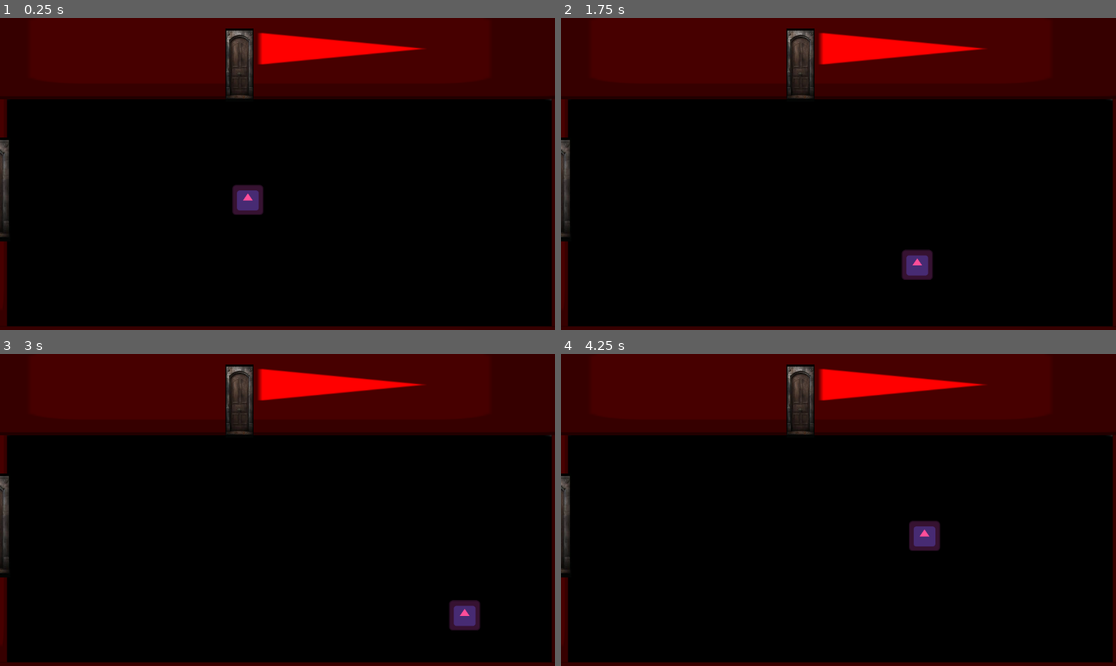
Above: before the commit, frames 1-4 (two rows, left to right).
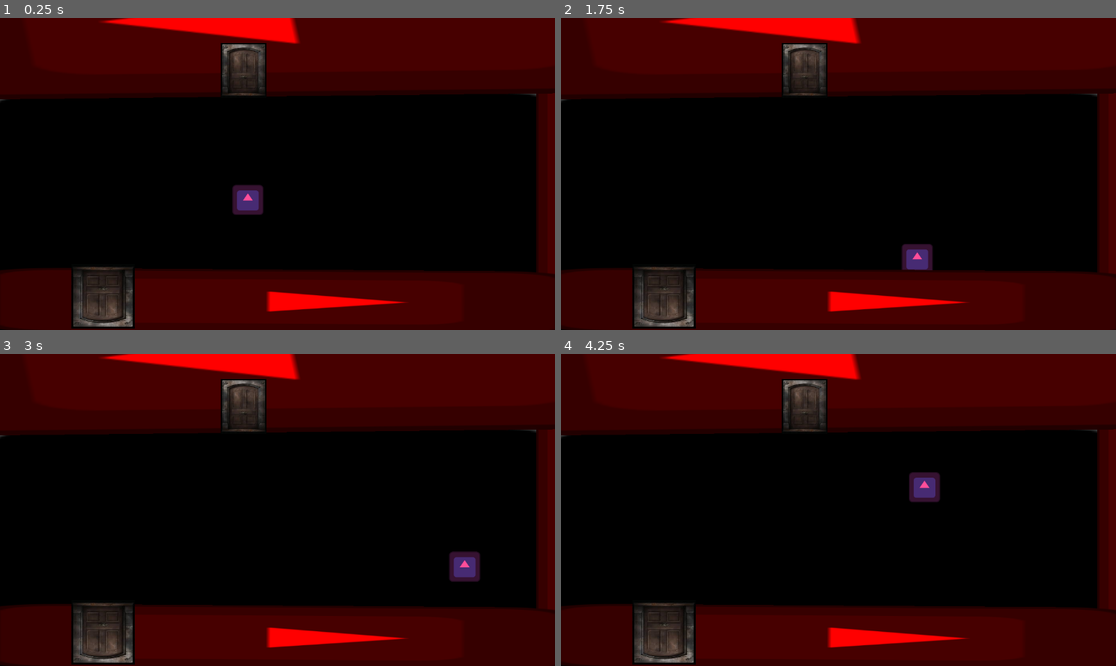
Above: after the commit, the same moments.

Repository: Txavieroliva/Exorcits_Crafting_Souls
Game: Godot game, scene res://scenes/scenery/casa_1/habitaciones/habitacion_1.tscn
Two runs of this game, one before a commit and one after it. Both use one fixed random seed, a clock stepped at 60 frames per second and the inputs below. The engine's default icon, where the game draws it, is replaced by a stand-in: a white triangle on a blue panel in a dark square.
Inputs:
- Up to frame 1 (0.25 s): no input
- Up to frame 2 (1.75 s): tap Enter (ui_accept) at 0.5, 0.77, 1.52 s; hold Right (ui_right) 0.53-1.28 s; hold Down (ui_down) from 1.28 s (still down)
- Up to frame 3 (3 s): release Down (ui_down) at 2.03 s; hold Right (ui_right) 2.03-2.78 s; hold Up (ui_up) from 2.78 s (still down)
- Up to frame 4 (4.25 s): tap Enter (ui_accept) at 3.02, 3.77 s; release Up (ui_up) at 3.53 s; hold Left (ui_left) from 3.53 s (still down)

The runs differ from the first frame. In frame 1, 25% of the frame differs, in the area x 0-100%, y 0-100%; in frame 2, 25%; in frame 3, 25%; in frame 4, 26%.

Commit message:
Agregué y modifiqué todas las habitaciones

Diff:
--- /dev/null
+++ b/scenes/scenery/Limite/limite.tscn
@@ -0,0 +1,20 @@
+[gd_scene load_steps=3 format=3 uid="uid://o5vj4bmjbw5o"]
+
+[ext_resource type="Texture2D" uid="uid://v180oumr8vxa" path="res://icon.svg" id="1_4evpu"]
+
+[sub_resource type="RectangleShape2D" id="RectangleShape2D_co7ml"]
+size = Vector2(37, 235)
+
+[node name="limite" type="StaticBody2D"]
+position = Vector2(-7, 282)
+scale = Vector2(1, 3.92)
+
+[node name="CollisionShape2D" type="CollisionShape2D" parent="."]
+position = Vector2(0.5, 0.5)
+shape = SubResource("RectangleShape2D_co7ml")
+
+[node name="Sprite2D" type="Sprite2D" parent="CollisionShape2D"]
+modulate = Color(1, 0, 0, 1)
+position = Vector2(-0.5, -0.5)
+scale = Vector2(0.34375, 1.875)
+texture = ExtResource("1_4evpu")
--- /dev/null
+++ b/scenes/scenery/Limite/limite_habitacion_4.tscn
@@ -0,0 +1,20 @@
+[gd_scene load_steps=3 format=3 uid="uid://bd05y8cbmdosg"]
+
+[ext_resource type="Texture2D" uid="uid://v180oumr8vxa" path="res://icon.svg" id="1_tsx75"]
+
+[sub_resource type="RectangleShape2D" id="RectangleShape2D_co7ml"]
+size = Vector2(37, 235)
+
+[node name="limite" type="StaticBody2D"]
+position = Vector2(-7, 282)
+scale = Vector2(1, 3.92)
+
+[node name="CollisionShape2D" type="CollisionShape2D" parent="."]
+position = Vector2(0.5, 0.5)
+shape = SubResource("RectangleShape2D_co7ml")
+
+[node name="Sprite2D" type="Sprite2D" parent="CollisionShape2D"]
+modulate = Color(0.462745, 0.352941, 0.180392, 1)
+position = Vector2(-0.5, -0.5)
+scale = Vector2(0.34375, 1.875)
+texture = ExtResource("1_tsx75")
--- a/scenes/scenery/casa_1/habitaciones/habitacion_1.tscn
+++ b/scenes/scenery/casa_1/habitaciones/habitacion_1.tscn
@@ -3,13 +3,31 @@
 [ext_resource type="Script" path="res://scenes/scenery/casa_1/habitaciones_scripts/habitaciones_casa_1.gd" id="1_877jq"]
 [ext_resource type="Texture2D" uid="uid://v180oumr8vxa" path="res://icon.svg" id="1_ne0xg"]
 [ext_resource type="PackedScene" uid="uid://b8qaln2kgg8xd" path="res://scenes/player/player.tscn" id="2_afeg6"]
+[ext_resource type="PackedScene" uid="uid://o5vj4bmjbw5o" path="res://scenes/scenery/Limite/limite.tscn" id="2_kyp6q"]
 [ext_resource type="PackedScene" uid="uid://0ec2blm5og34" path="res://scenes/puertas/puerta.tscn" id="4_rwwf4"]
-
-[sub_resource type="RectangleShape2D" id="RectangleShape2D_co7ml"]
-size = Vector2(37, 235)
 
 [node name="Habitacion1" type="Node2D"]
 script = ExtResource("1_877jq")
+
+[node name="Limites" type="Node" parent="."]
+
+[node name="limite" parent="Limites" instance=ExtResource("2_kyp6q")]
+position = Vector2(-28, 264)
+
+[node name="limite2" parent="Limites" instance=ExtResource("2_kyp6q")]
+position = Vector2(1188, 279)
+scale = Vector2(3.41027, 5.7252)
+
+[node name="limite3" parent="Limites" instance=ExtResource("2_kyp6q")]
+position = Vector2(576, 589)
+rotation = -1.56397
+scale = Vector2(3.02622, -5.13363)
+
+[node name="limite4" parent="Limites" instance=ExtResource("2_kyp6q")]
+position = Vector2(581, 4.00002)
+rotation = -1.78901
+scale = Vector2(7.36875, 7.07692)
+skew = 0.207356
 
 [node name="Sprite2D" type="Sprite2D" parent="."]
 modulate = Color(0, 0, 0, 1)
@@ -17,76 +35,23 @@
 scale = Vector2(9.78125, 4.14062)
 texture = ExtResource("1_ne0xg")
 
-[node name="limite" type="StaticBody2D" parent="."]
-position = Vector2(-7, 282)
-scale = Vector2(1, 3.92)
-
-[node name="CollisionShape2D" type="CollisionShape2D" parent="limite"]
-position = Vector2(0.5, 0.5)
-shape = SubResource("RectangleShape2D_co7ml")
-
-[node name="Sprite2D" type="Sprite2D" parent="limite/CollisionShape2D"]
-modulate = Color(1, 0, 0, 1)
-position = Vector2(-0.5, -0.5)
-scale = Vector2(0.34375, 1.875)
-texture = ExtResource("1_ne0xg")
-
-[node name="limite2" type="StaticBody2D" parent="."]
-position = Vector2(1167, 317)
-scale = Vector2(1, 3.92)
-
-[node name="CollisionShape2D" type="CollisionShape2D" parent="limite2"]
-position = Vector2(0.5, 0.5)
-shape = SubResource("RectangleShape2D_co7ml")
-
-[node name="Sprite2D" type="Sprite2D" parent="limite2/CollisionShape2D"]
-modulate = Color(1, 0, 0, 1)
-position = Vector2(-0.5, -0.5)
-scale = Vector2(0.34375, 1.875)
-texture = ExtResource("1_ne0xg")
-
-[node name="limite3" type="StaticBody2D" parent="."]
-position = Vector2(562, 662)
-rotation = 1.5708
-scale = Vector2(1, 6.08)
-
-[node name="CollisionShape2D" type="CollisionShape2D" parent="limite3"]
-position = Vector2(0.5, 0.5)
-shape = SubResource("RectangleShape2D_co7ml")
-
-[node name="Sprite2D" type="Sprite2D" parent="limite3/CollisionShape2D"]
-modulate = Color(1, 0, 0, 1)
-position = Vector2(-0.5, -0.5)
-scale = Vector2(0.34375, 1.875)
-texture = ExtResource("1_ne0xg")
-
-[node name="limite4" type="StaticBody2D" parent="."]
-position = Vector2(562, 72)
-rotation = 1.5708
-scale = Vector2(5.16, 6.08)
-
-[node name="CollisionShape2D" type="CollisionShape2D" parent="limite4"]
-position = Vector2(0.5, 0.5)
-shape = SubResource("RectangleShape2D_co7ml")
-
-[node name="Sprite2D" type="Sprite2D" parent="limite4/CollisionShape2D"]
-modulate = Color(1, 0, 0, 1)
-position = Vector2(-2.08652, -0.5)
-scale = Vector2(0.318961, 1.875)
-texture = ExtResource("1_ne0xg")
-
 [node name="Player" parent="." instance=ExtResource("2_afeg6")]
 position = Vector2(515, 378)
 
 [node name="Habitacion2Pos" type="Marker2D" parent="."]
-position = Vector2(75, 370)
+z_as_relative = false
+position = Vector2(211, 478)
 
 [node name="Habitacion4Pos" type="Marker2D" parent="."]
 position = Vector2(508, 201)
 
 [node name="habitacion_4" parent="." instance=ExtResource("4_rwwf4")]
-position = Vector2(501, 98)
-scale = Vector2(0.659353, 0.699937)
+z_index = 1
+position = Vector2(512, 109)
+scale = Vector2(1.07009, 0.529119)
 
 [node name="habitacion_2" parent="." instance=ExtResource("4_rwwf4")]
-position = Vector2(-17, 356)
+z_index = 1
+position = Vector2(205, 578)
+rotation = 3.14159
+scale = Vector2(1.48859, 0.616019)
--- a/scenes/scenery/casa_1/habitaciones/habitacion_2.tscn
+++ b/scenes/scenery/casa_1/habitaciones/habitacion_2.tscn
@@ -66,16 +66,19 @@
 shape = SubResource("RectangleShape2D_j4sfu")
 
 [node name="habitacion_1" parent="." instance=ExtResource("3_t07p7")]
-position = Vector2(1158, 382)
+position = Vector2(1060, 96)
+scale = Vector2(-0.981128, 0.558589)
 
-[node name="habitacion_2" parent="." instance=ExtResource("3_t07p7")]
-position = Vector2(1, 527)
+[node name="habitacion_3" parent="." instance=ExtResource("3_t07p7")]
+position = Vector2(91, 79)
+scale = Vector2(1, 0.717172)
 
 [node name="Player" parent="." instance=ExtResource("3_3k6rq")]
 position = Vector2(1043, 391)
 
 [node name="Habitacion1Pos" type="Marker2D" parent="."]
-position = Vector2(1042, 393)
+position = Vector2(1058, 173)
+scale = Vector2(0.772152, 1)
 
 [node name="Habitacion3Pos" type="Marker2D" parent="."]
-position = Vector2(89, 526)
+position = Vector2(81, 182)
--- a/scenes/scenery/casa_1/habitaciones/habitacion_3.tscn
+++ b/scenes/scenery/casa_1/habitaciones/habitacion_3.tscn
@@ -1,6 +1,63 @@
-[gd_scene load_steps=2 format=3 uid="uid://o626vrwkeuqc"]
+[gd_scene load_steps=6 format=3 uid="uid://bccwkx51hom3y"]
 
 [ext_resource type="Script" path="res://scenes/scenery/casa_1/habitaciones_scripts/habitaciones_casa_1.gd" id="1_gantr"]
+[ext_resource type="PackedScene" uid="uid://bd05y8cbmdosg" path="res://scenes/scenery/Limite/limite_habitacion_4.tscn" id="2_752y2"]
+[ext_resource type="Texture2D" uid="uid://v180oumr8vxa" path="res://icon.svg" id="3_54dci"]
+[ext_resource type="PackedScene" uid="uid://0ec2blm5og34" path="res://scenes/puertas/puerta.tscn" id="3_uyphq"]
+[ext_resource type="PackedScene" uid="uid://b8qaln2kgg8xd" path="res://scenes/player/player.tscn" id="4_fgsm5"]
 
 [node name="Habitacion3" type="Node2D"]
 script = ExtResource("1_gantr")
+
+[node name="limite" parent="." instance=ExtResource("2_752y2")]
+position = Vector2(11, 318)
+scale = Vector2(1.8354, 2.36259)
+
+[node name="limite2" parent="." instance=ExtResource("2_752y2")]
+position = Vector2(538, 50)
+scale = Vector2(24.6117, 0.530338)
+
+[node name="limite3" parent="." instance=ExtResource("2_752y2")]
+position = Vector2(277, 431)
+scale = Vector2(1.98883, 1.68747)
+
+[node name="limite4" parent="." instance=ExtResource("2_752y2")]
+position = Vector2(155, 594)
+scale = Vector2(7.93596, -0.460405)
+
+[node name="Sprite2D" type="Sprite2D" parent="."]
+modulate = Color(0, 0, 0, 1)
+z_index = -1
+position = Vector2(582.5, 329.5)
+scale = Vector2(8.97656, 5.05469)
+texture = ExtResource("3_54dci")
+
+[node name="Player" parent="." instance=ExtResource("4_fgsm5")]
+position = Vector2(515, 378)
+
+[node name="Habitacion2Pos" type="Marker2D" parent="."]
+position = Vector2(153, 517)
+
+[node name="habitacion_2" parent="." instance=ExtResource("3_uyphq")]
+z_index = 1
+position = Vector2(147, 583)
+rotation = -3.13783
+scale = Vector2(0.981255, 0.41928)
+
+[node name="limite5" parent="." instance=ExtResource("2_752y2")]
+position = Vector2(657, 273)
+scale = Vector2(16.9698, -0.417414)
+
+[node name="limite6" parent="." instance=ExtResource("2_752y2")]
+position = Vector2(966, 179)
+scale = Vector2(3.83651, 1.12274)
+
+[node name="habitacion_4" parent="." instance=ExtResource("3_uyphq")]
+z_index = 1
+position = Vector2(948, 167)
+rotation = 0.0053714
+scale = Vector2(1.32769, 0.564562)
+skew = 0.00719917
+
+[node name="Habitacion4Pos" type="Marker2D" parent="."]
+position = Vector2(818, 170)
--- a/scenes/scenery/casa_1/habitaciones/habitacion_4.tscn
+++ b/scenes/scenery/casa_1/habitaciones/habitacion_4.tscn
@@ -1,6 +1,55 @@
-[gd_scene load_steps=2 format=3 uid="uid://cbg4j8cl0y5gi"]
+[gd_scene load_steps=6 format=3 uid="uid://cbg4j8cl0y5gi"]
 
 [ext_resource type="Script" path="res://scenes/scenery/casa_1/habitaciones_scripts/habitaciones_casa_1.gd" id="1_fpm5r"]
+[ext_resource type="PackedScene" uid="uid://bd05y8cbmdosg" path="res://scenes/scenery/Limite/limite_habitacion_4.tscn" id="2_j82a2"]
+[ext_resource type="Texture2D" uid="uid://v180oumr8vxa" path="res://icon.svg" id="3_cp638"]
+[ext_resource type="PackedScene" uid="uid://b8qaln2kgg8xd" path="res://scenes/player/player.tscn" id="4_ewsmd"]
+[ext_resource type="PackedScene" uid="uid://0ec2blm5og34" path="res://scenes/puertas/puerta.tscn" id="5_atrkw"]
 
 [node name="Habitacion4" type="Node2D"]
 script = ExtResource("1_fpm5r")
+metadata/_edit_horizontal_guides_ = [-359.0]
+
+[node name="limite" parent="." instance=ExtResource("2_j82a2")]
+position = Vector2(11, 318)
+scale = Vector2(1.8354, 2.36259)
+
+[node name="limite2" parent="." instance=ExtResource("2_j82a2")]
+position = Vector2(550, 98)
+scale = Vector2(26.1115, 0.867826)
+
+[node name="limite3" parent="." instance=ExtResource("2_j82a2")]
+position = Vector2(1129, 295)
+scale = Vector2(1.23289, 2.96103)
+
+[node name="limite4" parent="." instance=ExtResource("2_j82a2")]
+position = Vector2(559, 605)
+scale = Vector2(26.8356, -0.347326)
+
+[node name="Sprite2D" type="Sprite2D" parent="."]
+modulate = Color(0, 0, 0, 1)
+z_index = -1
+position = Vector2(582.5, 329.5)
+scale = Vector2(8.97656, 5.05469)
+texture = ExtResource("3_cp638")
+
+[node name="Player" parent="." instance=ExtResource("4_ewsmd")]
+position = Vector2(515, 378)
+
+[node name="Habitacion1Pos" type="Marker2D" parent="."]
+position = Vector2(561, 541)
+
+[node name="habitacion_1" parent="." instance=ExtResource("5_atrkw")]
+z_index = 1
+position = Vector2(545, 613)
+rotation = -3.13783
+scale = Vector2(0.981255, 0.41928)
+
+[node name="habitacion_3" parent="." instance=ExtResource("5_atrkw")]
+z_index = 1
+position = Vector2(20, 361)
+rotation = -0.00941014
+scale = Vector2(0.871885, 0.405488)
+
+[node name="Habitacion3Pos" type="Marker2D" parent="."]
+position = Vector2(92, 363)
